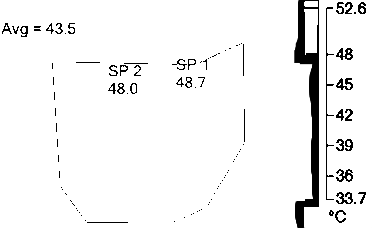
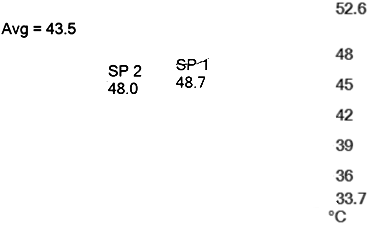
Revision of a layered 372 × 228 image; what changed, layer by layer:
hid group "Alt with thresholds" (8 layers) over box(1, 0, 367, 228)
painted on "Source (copy 2)" over box(1, 0, 367, 228)
painted on "Source (copy)" over box(1, 0, 367, 228)
painted on "Source" over box(1, 0, 367, 228)
